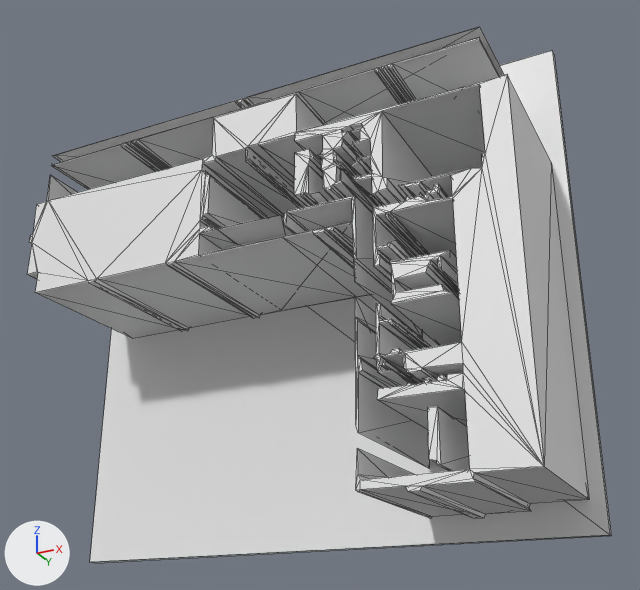
The glTF model version one/out_3d/67_4.glb, before and after one commit.
The view is the same before and after, from a 50 mm lens placed at (12.55, -14.82, -1.7), pointed at (5.74, -1.21, 4.42). The axes (+X, +Y, +Z) are drawn at lower left. The lights are the same throughout. Mesh edges are drawn as thin lines. Where no turn or scale is listed for an object, it has been applied to the vertices. Vertices at the same position are counted once.

Names of what the first picture shows: 'geometry_0'.
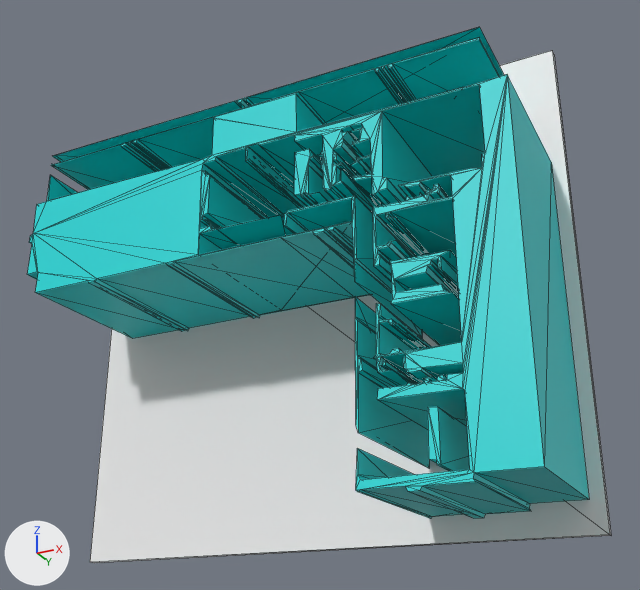
Pixel boxes (x1, y1, x2, y2) of what changed, in the pictures (640 x 590 px; the box of a moved part takes in the faces that stretch with it):
part 1 of me_geometry_0, moved or reshaped
    before: (175, 222, 370, 315)
    after: (169, 222, 370, 315)
part 2 of me_geometry_0, recoloured (grey to cyan)
    both: (27, 27, 611, 563)

What changed in the scene script:
```text
Add mat_defaultmaterial:
    mat_defaultmaterial = bpy.data.materials.new('DefaultMaterial')
    mat_defaultmaterial.use_nodes = True; mat_defaultmaterial.node_tree.nodes.clear()
    _N = mat_defaultmaterial.node_tree.nodes; _L = mat_defaultmaterial.node_tree.links
    n0 = _N.new('ShaderNodeOutputMaterial'); n0.name = 'Material Output'
    n1 = _N.new('ShaderNodeBsdfPrincipled'); n1.name = 'Principled BSDF'
    n2 = _N.new('ShaderNodeVertexColor'); n2.name = 'Color Attribute'
    _L.new(n1.outputs[0], n0.inputs[0])  # 'BSDF' to 'Surface'
    _L.new(n2.outputs[0], n1.inputs[0])  # 'Color' to 'Base Color'
Change me_geometry_0:
    where me_geometry_0.from_pydata(...)  # 772 vertices, 1512 faces; spans x 0.0..10.23, y -3.15..0.0, z 0.0..9.09
    used by ob_geometry_0; location = (0.0, 0.0, 0.0)
    me_geometry_0 part 1: 2 vertices removed from x 6.01, y -3.15..-0.15, z 4.71; 2 vertices added at x 5.98, y -3.15..-0.15, z 4.71
    me_geometry_0 part 2: 1098 faces spanning x 0.0..10.23, y -3.15..0.0, z 0.0..9.09 switch from no material to mat_defaultmaterial
```
